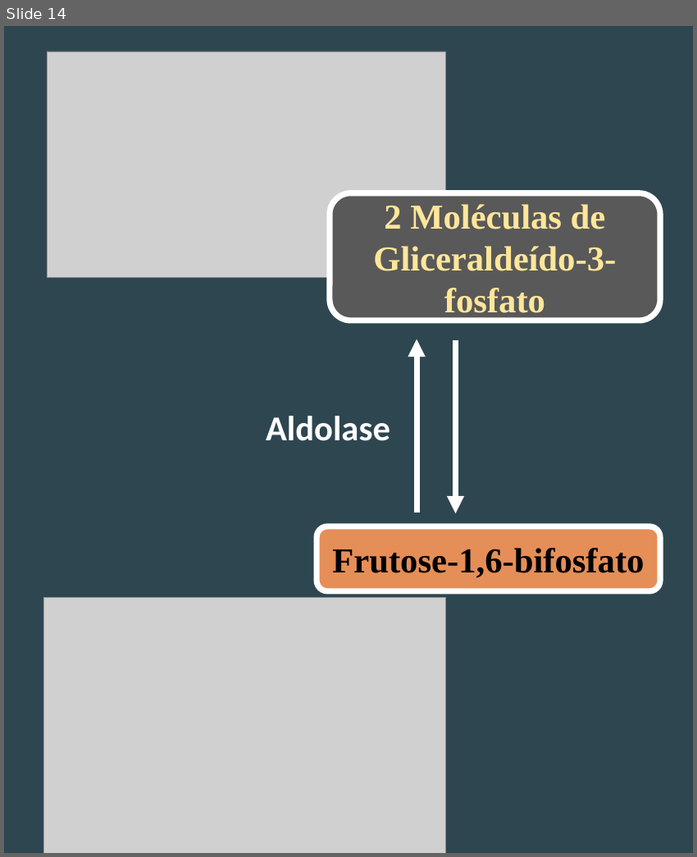
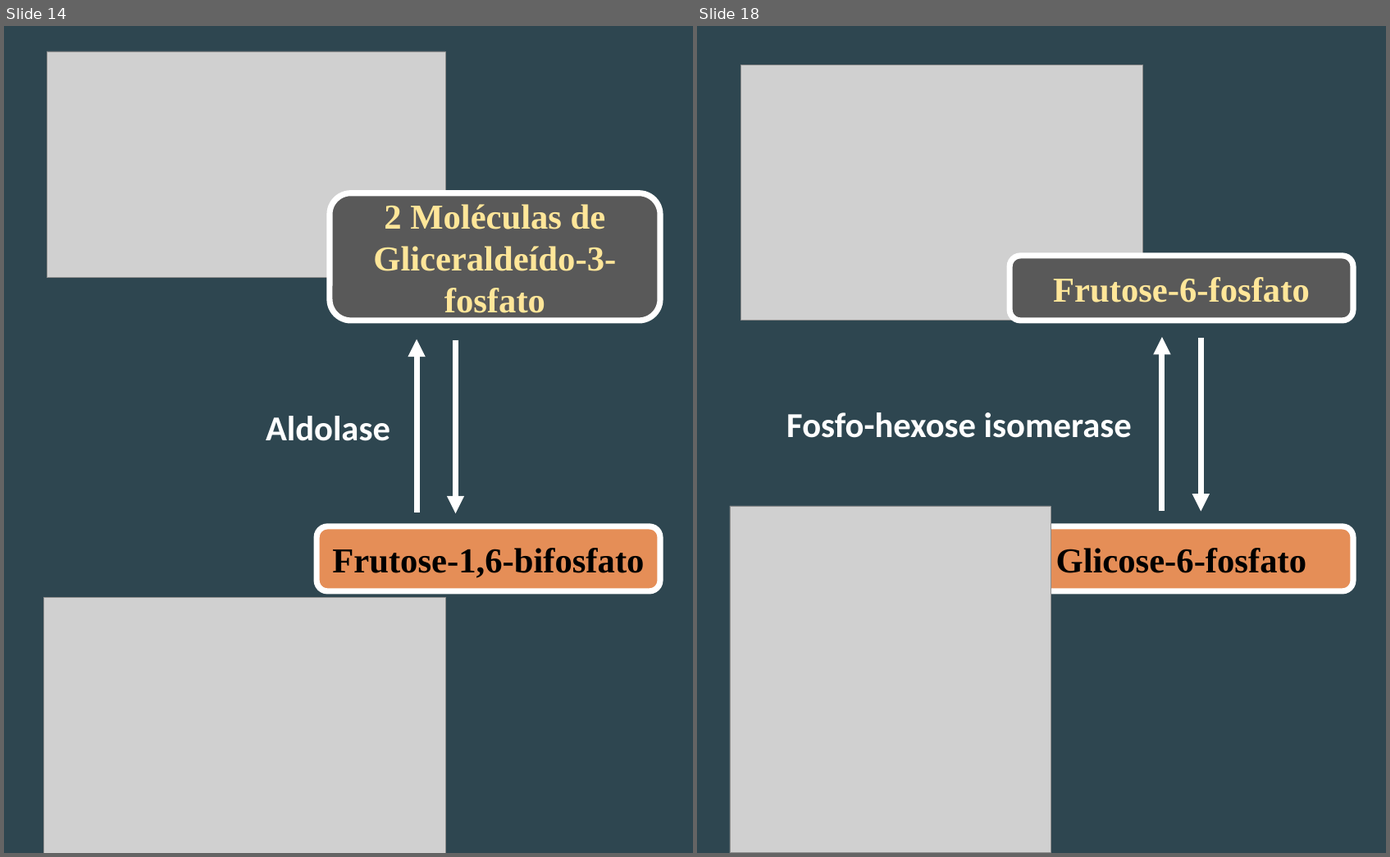
Before and after one commit to daniloasdotcom/BioMemory, a slide deck: produção/ViasProdução/GliconeogenseApp.pptx. Shown side by side, each under a label of ours: slide 14 before the commit, slides 14 and 18 after it; the slides between them are not shown. The pictures are 697x857 and 1390x857 pixels, drawn with LibreOffice and Linux fonts; fonts in the diff are those of the drawing; grey boxes stand for pictures. Boxes give left, top, right and bottom in pixels: in the first picture for what was removed or moved away, otherwise in the second. Text is boxed around its words. In the diff, an @@ line names an element or a change of style, - is before the commit and + after.

```diff
--- a/produção/ViasProdução/GliconeogenseApp.pptx
+++ b/produção/ViasProdução/GliconeogenseApp.pptx
@@ slide 18 added at (697,26,1386,853), background #2E4650 @@
@@ picture added at (741,65,1143,320) @@
@@ rounded rectangle added at (1010,256,1354,320), fill #595959, outline #FFFFFF 6 pt, 36 pt, text #FFE699, bold @@
+Frutose-6-fosfato
@@ arrow added from (1162, 511) to (1162, 337), #FFFFFF 6 pt @@
@@ arrow added from (1201, 338) to (1201, 511), #FFFFFF 6 pt @@
@@ text added at (786,412,1132,438), 36 pt, text #FFFFFF, bold @@
+Fosfo-hexose isomerase
@@ picture added at (730,506,1050,853) @@
@@ rounded rectangle added at (1010,526,1354,592), fill #E58E57, outline #FFFFFF 6 pt, 36 pt, text #000000, bold @@
+Glicose-6-fosfato
```
Also in this commit, not shown: 5 other slides added, 12 other files.
